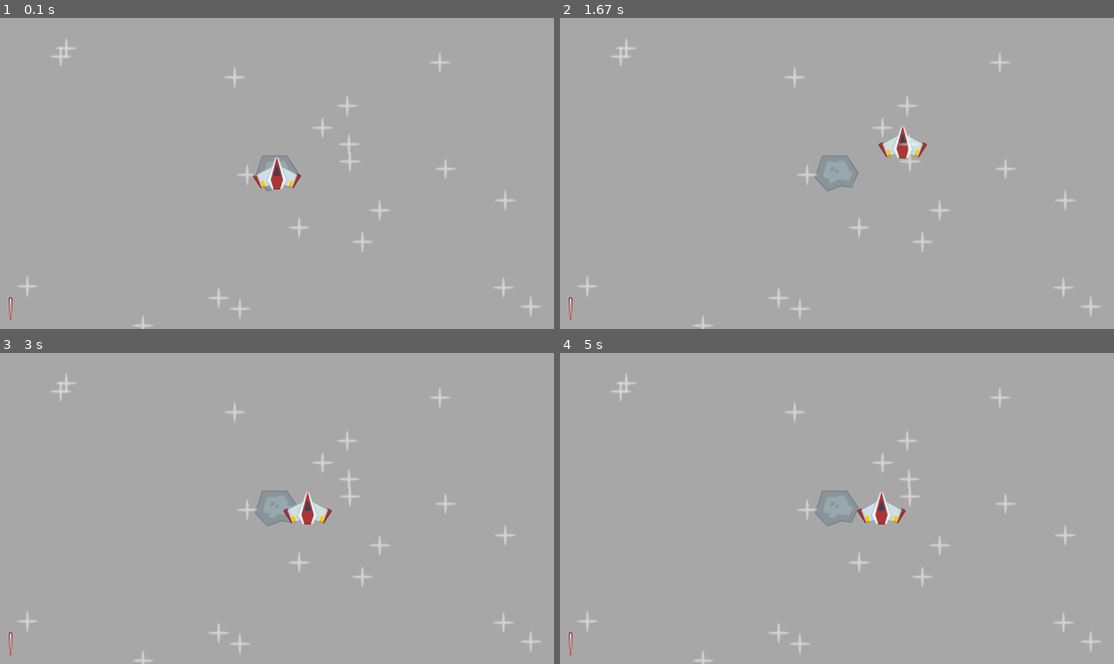
Above: before the commit, frames 1-4 (two rows, left to right).
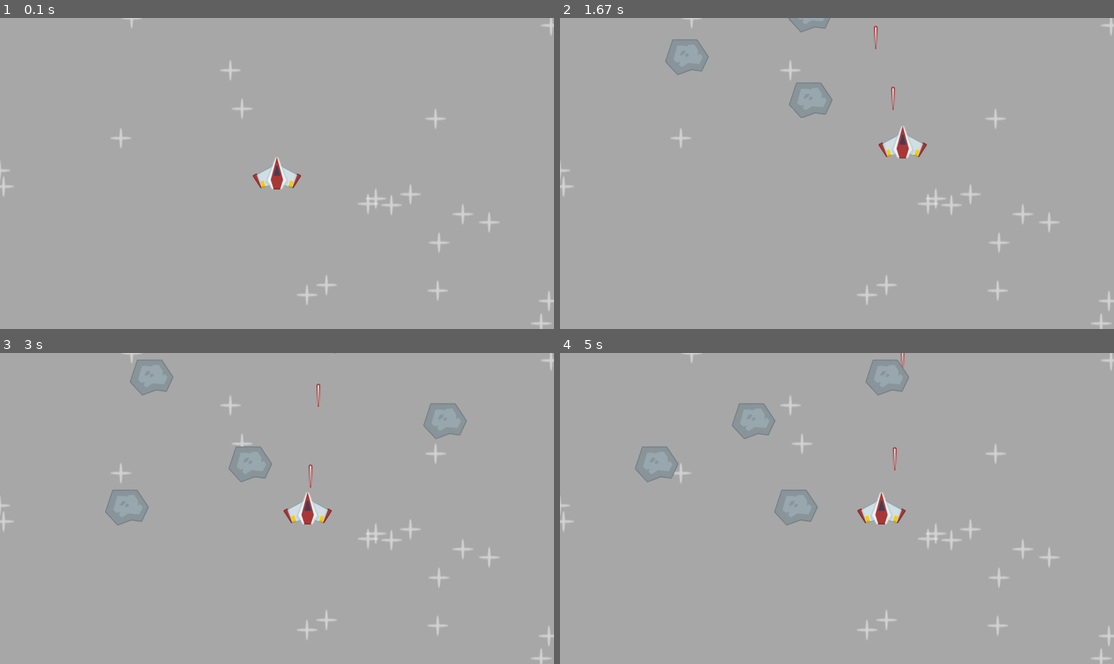
Above: after the commit, the same moments.

Repository: zehra-ozkan/pygame
Game: pygame game, started from spaceshift/main.py
Same seed, same stepped clock (60 frames per second), same inputs: the game is played once before the commit and once after it.
Inputs:
- Up to frame 1 (0.1 s): no input
- Up to frame 2 (1.67 s): tap Space at 0.33, 0.73, 1.03, 1.23, 1.57 s; hold Right 0.67-1.13 s; hold Up 1.17-1.47 s; hold Right from 1.5 s (still down)
- Up to frame 3 (3 s): tap Space at 1.87, 2.07, 2.37, 2.63, 2.97 s; release Right at 1.97 s; hold Left 2-2.53 s; hold Down 2.57-2.87 s; hold Left from 2.9 s (still down)
- Up to frame 4 (5 s): tap Space at 3.27, 3.4, 3.8, 4.1, 4.47, 4.87 s; release Left at 3.3 s; hold Up 3.33-3.7 s; hold Right 3.73-4.37 s; hold Down 4.4-4.77 s; hold Left from 4.8 s (still down)

The runs differ from the first frame. In frame 1, 1.7% of the frame differs, in the area x 0-100%, y 0-100%; in frame 2, 3.0%; in frame 3, 3.7%; in frame 4, 3.7%.

Commit message:
meteor exercise completed

Diff:
--- a/spaceshift/main.py
+++ b/spaceshift/main.py
@@ -10,8 +10,20 @@
         self.direction = pygame.math.Vector2(0, 0)
         self.speed = 240
 
+        #cooldown
+        self.can_shoot = True
+        self.laser_shoot_time = 0
+        self.cooldown_duration = 200
+
+    def laser_timer(self):
+        if self.can_shoot:
+            return
+        current_time = pygame.time.get_ticks()
+        if current_time - self.laser_shoot_time >= self.cooldown_duration:
+            self.can_shoot = True
+
+
     def update(self, dt):
-        print("ship is being updated")
 
         keys =  pygame.key.get_pressed()
 
@@ -22,14 +34,55 @@
 
             #laser
         k = pygame.key.get_just_pressed()
-        if k[pygame.K_SPACE]:
-            print("space pressed")
+        if k[pygame.K_SPACE] and self.can_shoot:
+            Laser(laser_surface, self.rect.midtop, all_sprites)
+            self.can_shoot = False
+            self.laser_shoot_time = pygame.time.get_ticks()
+
+        self.laser_timer()
 
 class Star(pygame.sprite.Sprite):
-    def __init__(self, groups ):
+    def __init__(self, groups , surf):
         super().__init__(groups)
-        self.image = pygame.image.load(join('spaceshift','images', 'star.png')).convert_alpha()
-        self.rect = self.image.get_frect(center=(0, 0))
+        self.image = surf
+        self.rect = self.image.get_frect(center=(randrange(0, WIDTH), randrange(0, HEIGHT)))
+
+class Laser(pygame.sprite.Sprite):
+    def __init__(self,surf, pos, groups):
+        super().__init__(groups)
+        self.image = surf
+        self.rect = self.image.get_frect(midbottom=pos)
+        self.speed = 400
+    def update(self, dt):
+        self.rect.centery = self.rect.centery - self.speed * dt
+        if self.rect.bottom < 0:
+            self.kill()
+
+class Meteor(pygame.sprite.Sprite):
+    def __init__(self, surf, groups):
+        super().__init__(groups)
+        self.image = surf
+        self.rect = self.image.get_frect(midbottom=(randrange(0 , WIDTH), 0))
+        self.speed = 200
+        self.live = True
+        self.birth = pygame.time.get_ticks()
+        self.lifetime = 2000 #this is two seconds
+        print("created at " , self.birth)
+
+    def meteor_timer(self):
+        if not self.live:
+            return
+        if pygame.time.get_ticks() - self.birth >= self.lifetime:
+            self.live = False
+    def update(self, dt):
+        #movement of a meteor
+        self.rect.bottom = self.rect.bottom + self.speed * dt
+        self.meteor_timer()
+        if not self.live:
+            self.kill()
+            print("killed at" , pygame.time.get_ticks())
+
+
 
 pygame.init()
 
@@ -48,43 +101,36 @@
 surface_x = 100
 
 all_sprites = pygame.sprite.Group()
+star_surface = pygame.image.load(join('spaceshift','images', 'star.png')).convert_alpha()
+for i in range (20):
+    star = Star(all_sprites, star_surface)
+
 player = Player(all_sprites)
 
-
-stars = []
-for i in range (20):
-    star = Star(all_sprites)
-    star.rect.center = (randrange(0, WIDTH), randrange(0, HEIGHT))
-    stars.append(star)
-
 meteor_surface = pygame.image.load(join('spaceshift', 'images', 'meteor.png')).convert_alpha()
-meteor_rectangle = meteor_surface.get_frect(center=(WIDTH / 2, HEIGHT / 2))
 
 laser_surface = pygame.image.load(join('spaceshift', 'images', 'laser.png')).convert_alpha()
-laser_rectangle = laser_surface.get_frect(bottomleft=(20, HEIGHT - 20))
 
+#custom event -> meteor event
+meteor_event = pygame.event.custom_type()
+pygame.time.set_timer(meteor_event, 500) #it will be triggered every 500 miliseconds, twice in a second
 
 while not exit:
     delta_time = clock.tick(120) / 1000 #delta time measrures hte time took by the computer to render in between the last 2 frames, how much time has changed since the last 2 frames, different in everty computer
     for event in pygame.event.get(): #this gets all the events in the pygame
         if event.type == pygame.QUIT:
             exit = True
+        if event.type == meteor_event:
+            Meteor(meteor_surface , all_sprites)
+            pass
 
     all_sprites.update(delta_time)
     keys = pygame.key.get_pressed()
 
 
     display_surface.fill('darkgrey')#if you remove htis line it does not claer
-    """ for star in stars:
-        display_surface.blit(star.image, star.rect)#putting one surface on another surface
-     """
-
-    #display_surface.blit(player_surf, (surface_x, 5))#putting one surface on another surface
 
 
-    display_surface.blit(meteor_surface, meteor_rectangle)
-    display_surface.blit(laser_surface, laser_rectangle)
-    #display_surface.blit(player.image, player.rect)
     all_sprites.draw(display_surface)
     pygame.display.update()
 
